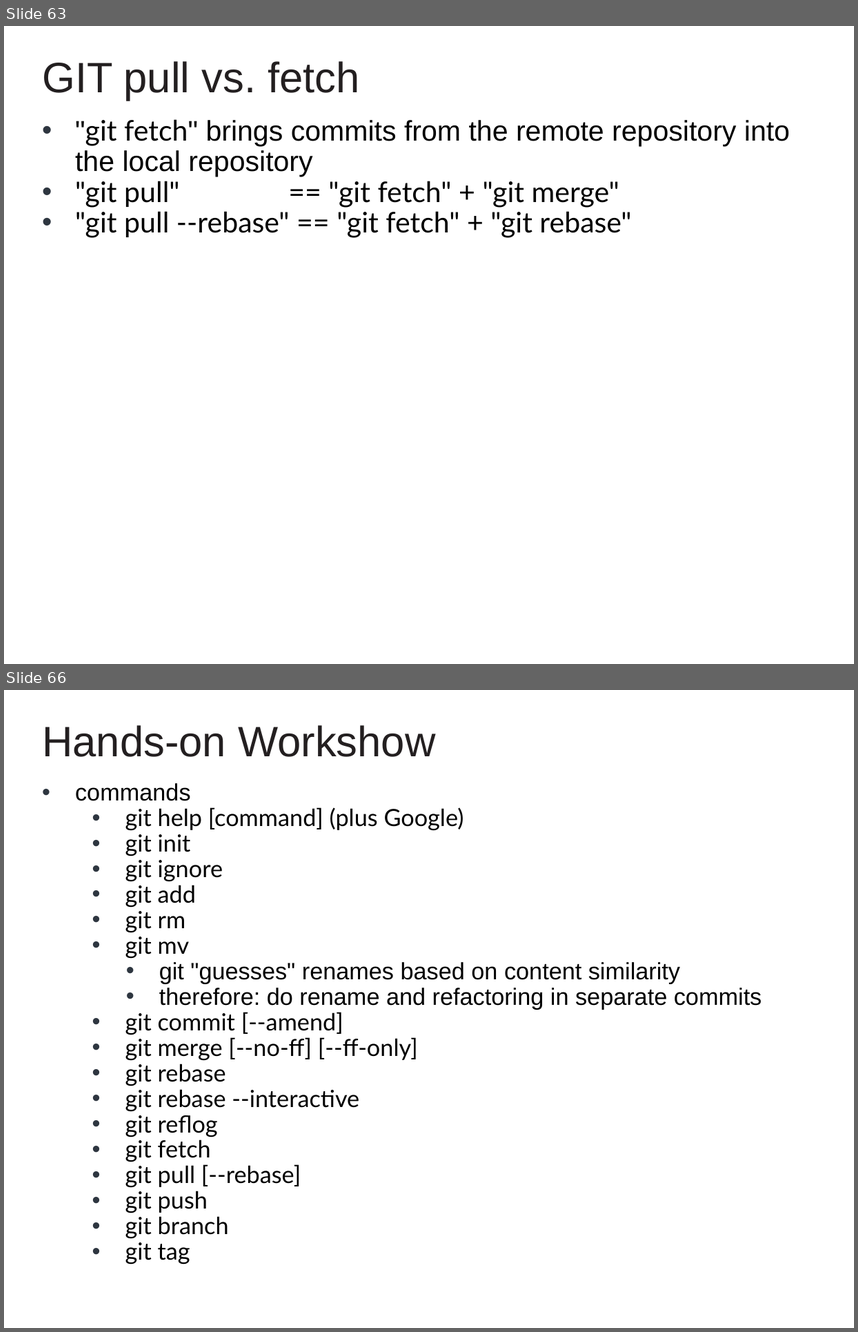
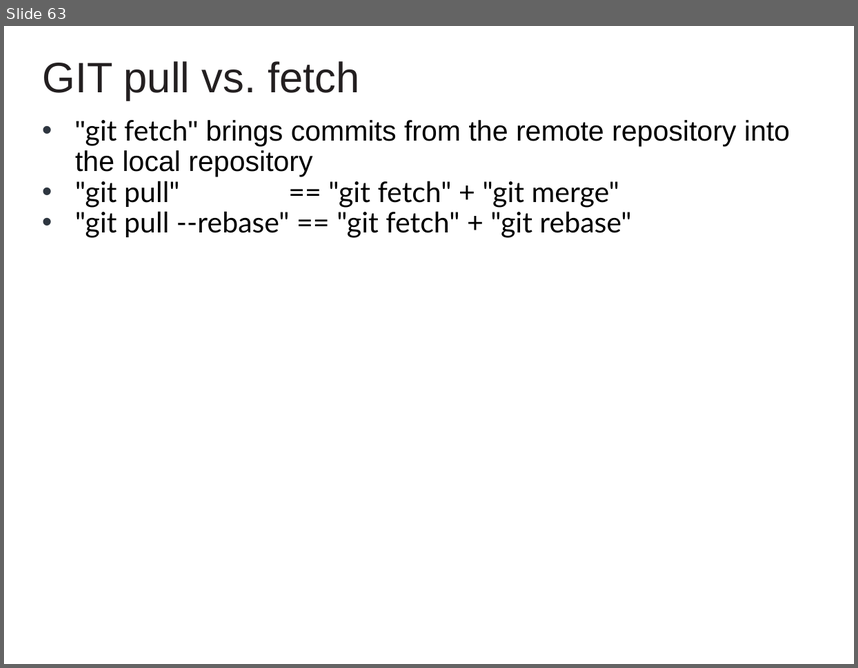
Before and after one commit to cvmocanu/git-presentation, a slide deck: GIT Presentation.pptx. Shown one above the other, each under a label of ours: slides 63 and 66 before the commit, slide 63 after it; the slides between them are not shown. The pictures are 858x1332 and 858x668 pixels, drawn with LibreOffice and Linux fonts; fonts in the diff are those of the drawing; background and template pictures are left out. Boxes give left, top, right and bottom in pixels: in the first picture for what was removed or moved away, otherwise in the second. Text is boxed around its words. In the diff, an @@ line names an element or a change of style, - is before the commit and + after.

```diff
--- a/GIT Presentation.pptx
+++ b/GIT Presentation.pptx
@@ slide 66 removed at box(4, 690, 854, 1328), background #FFFFFF @@
@@ text removed at box(42, 725, 435, 757) @@
-Hands-on Workshow
@@ text removed at box(75, 783, 762, 1264) @@
-• commands
-• git help [command] (plus Google)
-• git init
-• git ignore
-• git add
-• git rm
-• git mv
-• git "guesses" renames based on content similarity
-• therefore: do rename and refactoring in separate commits
-• git commit [--amend]
-• git merge [--no-ff] [--ff-only]
-• git rebase
-• git rebase --interactive
-• git reflog
-• git fetch
-• git pull [--rebase]
-• git push
-• git branch
-• git tag
```
Also in this commit, not shown: 1 slide changed, 2 other slides removed.
